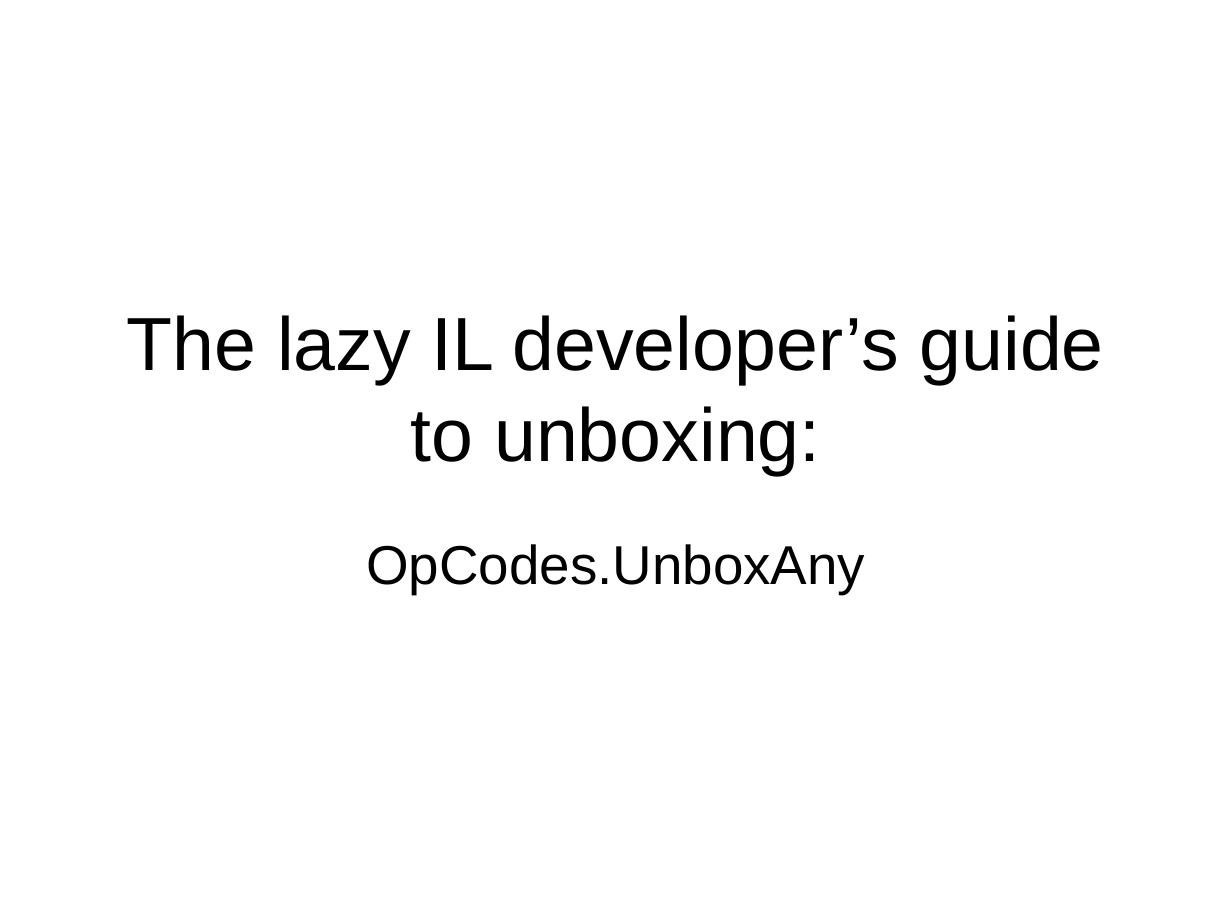
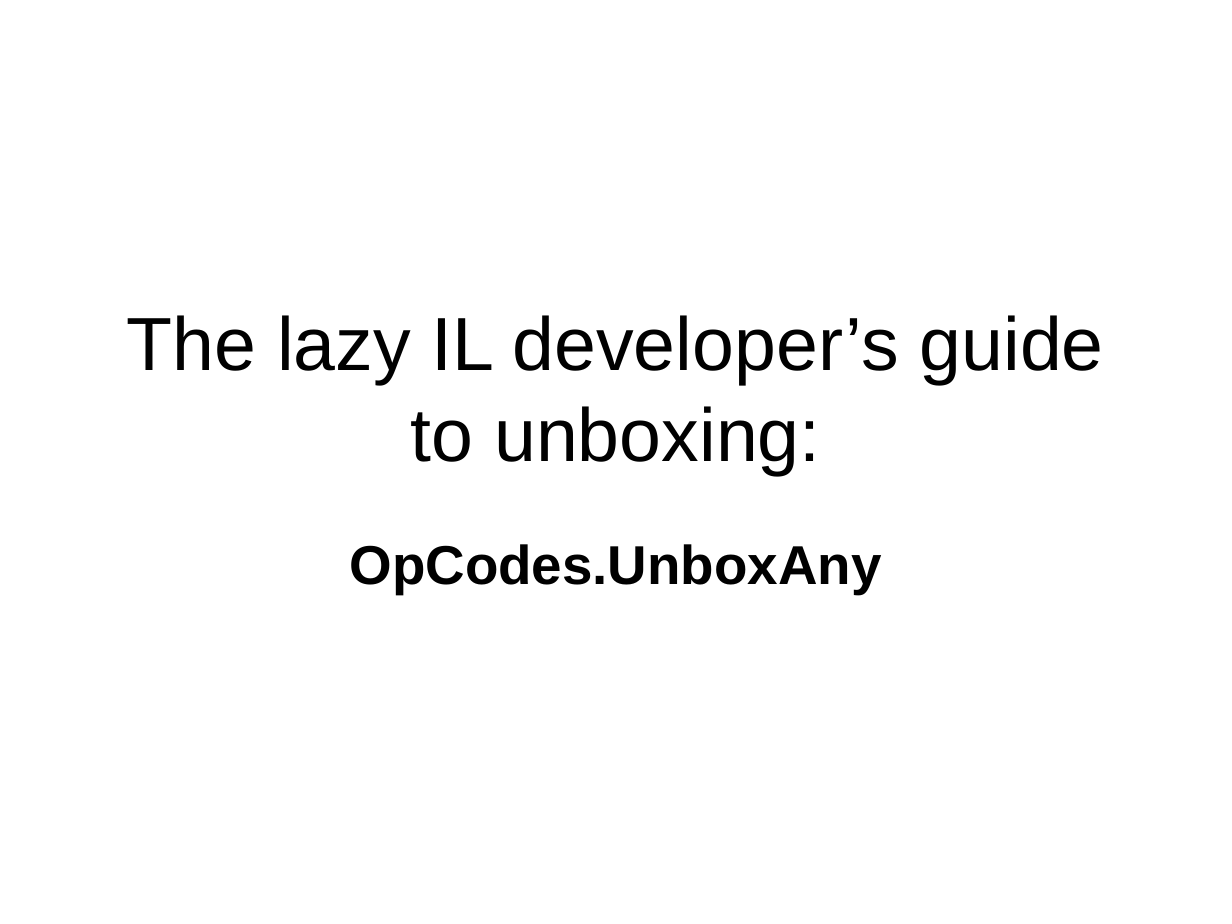
Before and after one commit to philiplaureano/ILRewritingTalk, a slide deck: slide 15 of Ten Simple Rules for Rewriting IL.ppt. Drawn at 1232x924 pixels with LibreOffice and Linux fonts; fonts in the diff are those of the drawing. Boxes give left, top, right and bottom in pixels: in the first picture for what was removed or moved away, otherwise in the second. Text is boxed around its words. In the diff, an @@ line names an element or a change of style, - is before the commit and + after.

```diff
--- a/Ten Simple Rules for Rewriting IL.ppt
+++ b/Ten Simple Rules for Rewriting IL.ppt
@@ subtitle "OpCodes.UnboxAny" at [349, 544, 881, 594]: bold on @@
```
Also in this commit, not shown: 1 other slide changed, 1 other file.
